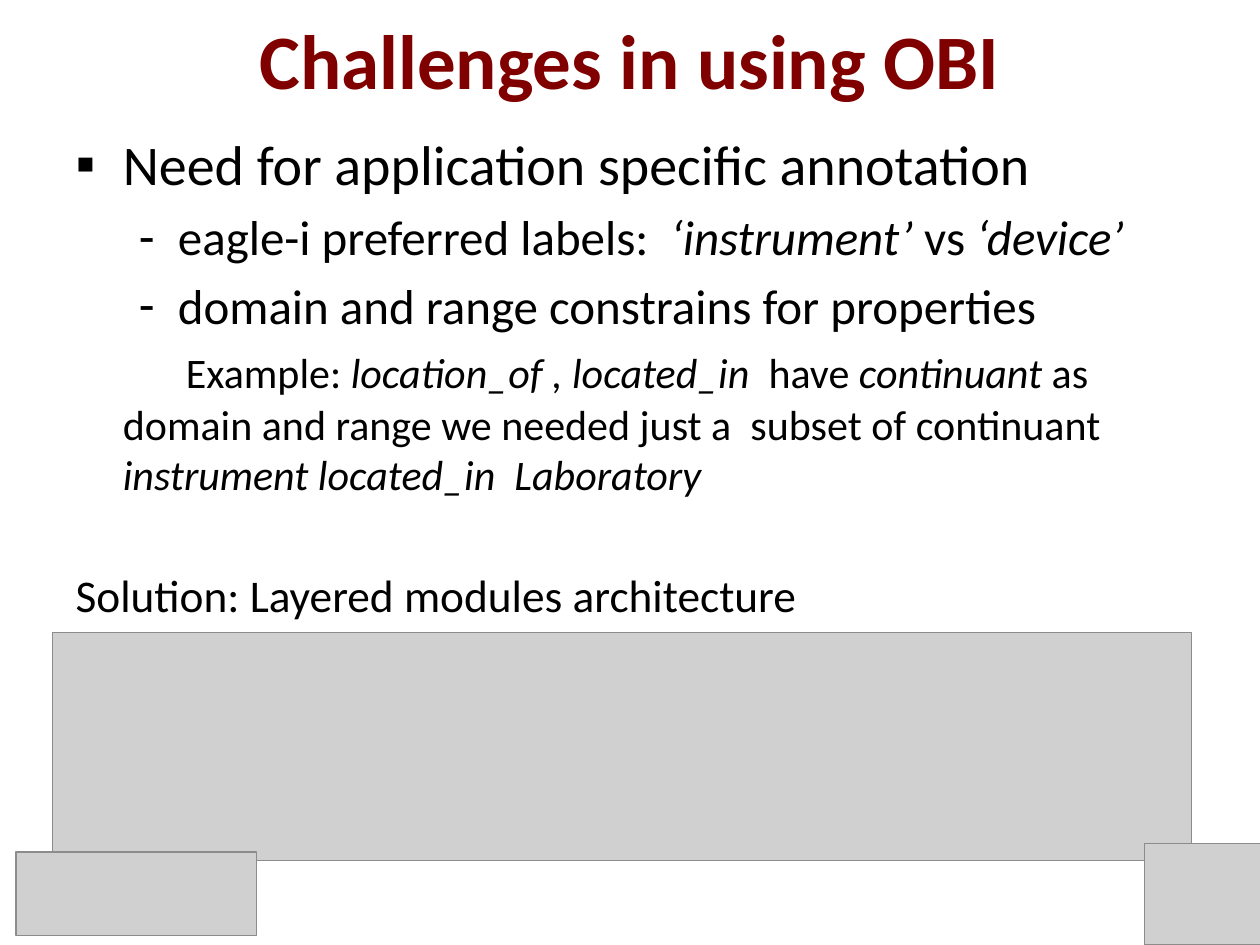
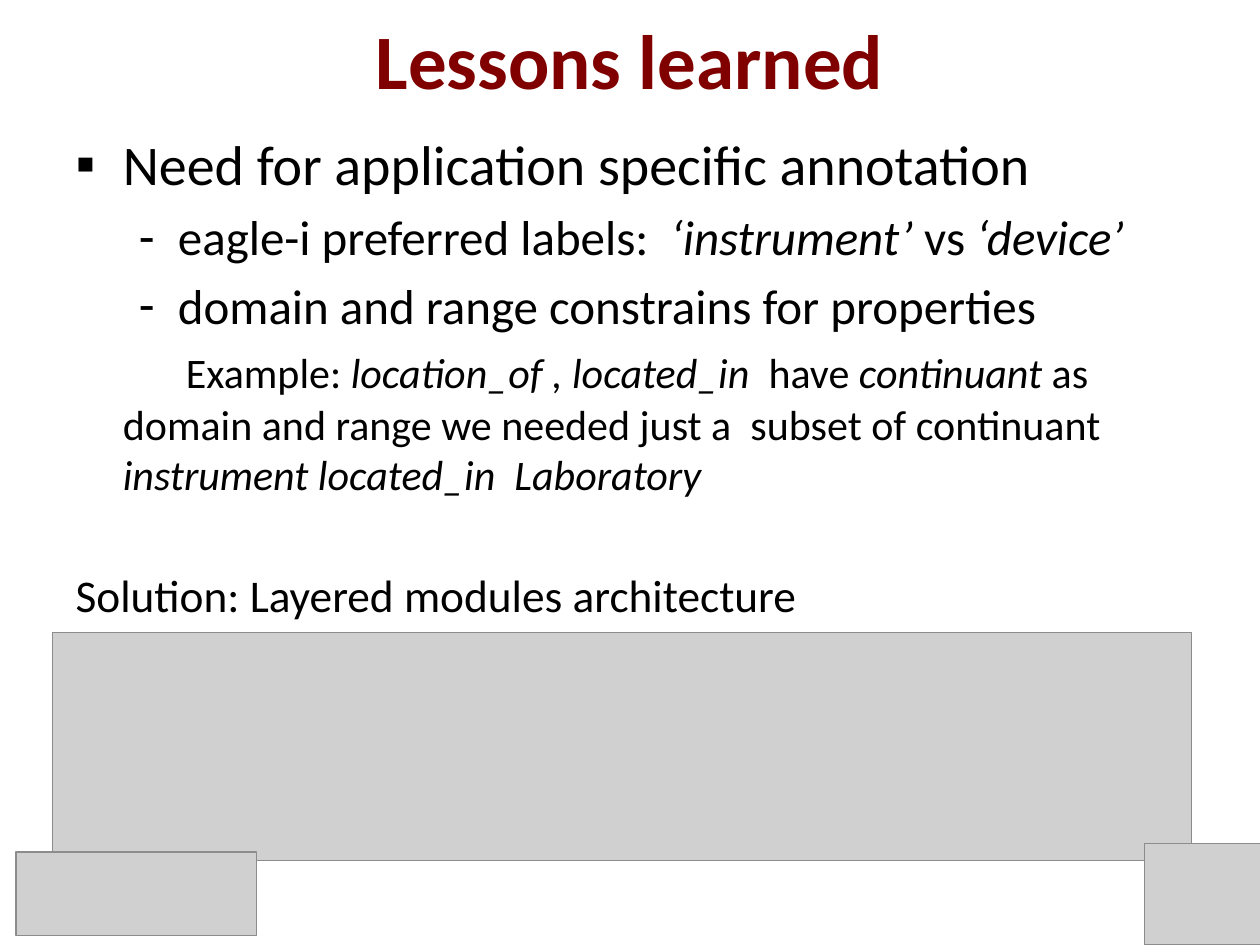
Before and after one commit to obi-ontology/obi-legacy-svn, a slide deck: slide 16 of trunk/docs/presentations/OBI tutorial July 2011 ICBO/eagle-i-ICBO-tutorial.pptx. Drawn at 1260x945 pixels with LibreOffice and Linux fonts; fonts in the diff are those of the drawing; grey boxes stand for pictures. Boxes give left, top, right and bottom in pixels: in the first picture for what was removed or moved away, otherwise in the second. Text is boxed around its words. In the diff, an @@ line names an element or a change of style, - is before the commit and + after.

Commit message:
Updated eagle-i slides

```diff
--- a/trunk/docs/presentations/OBI tutorial July 2011 ICBO/eagle-i-ICBO-tutorial.pptx
+++ b/trunk/docs/presentations/OBI tutorial July 2011 ICBO/eagle-i-ICBO-tutorial.pptx
@@ title at (x1=376, y1=35, x2=883, y2=90): text changed @@
-Challenges in using OBI
+Lessons learned
```
